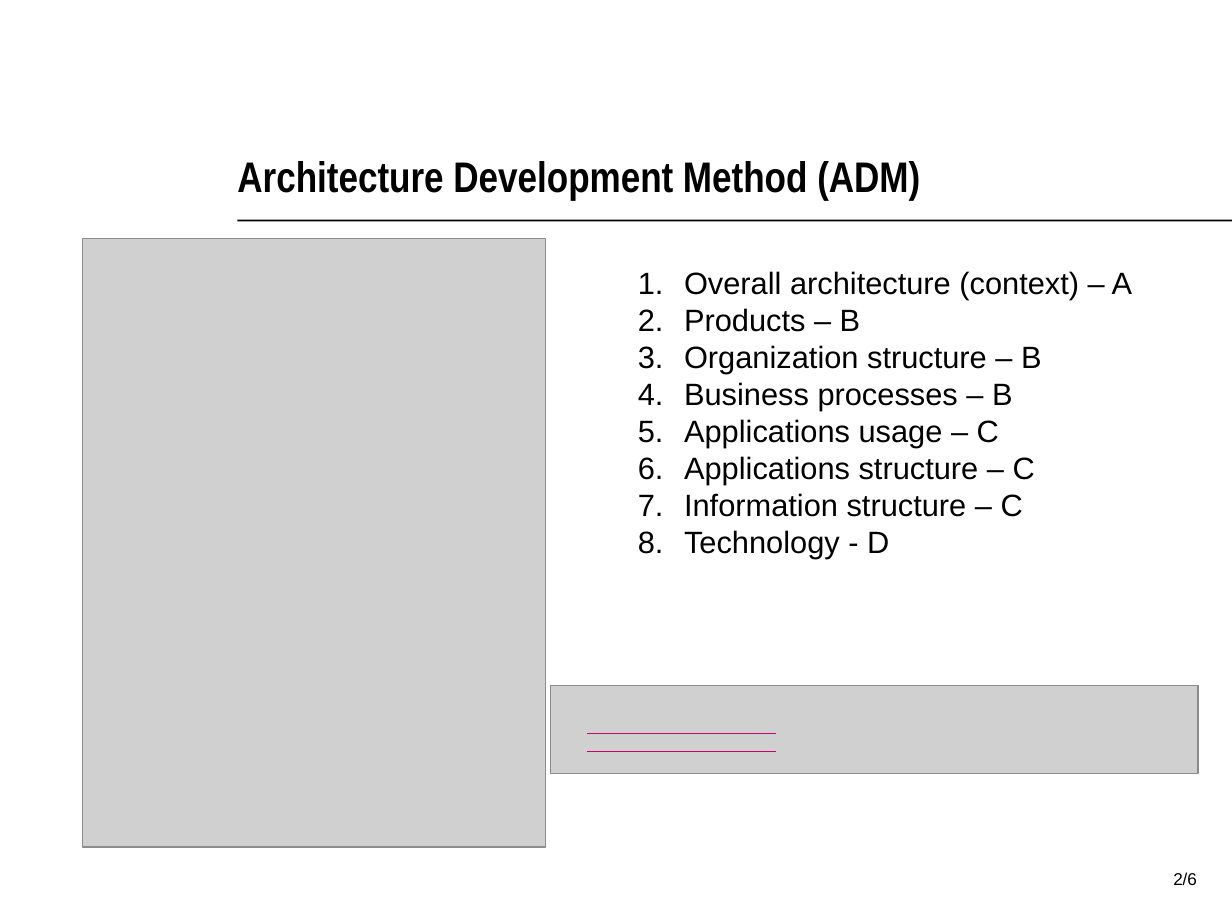
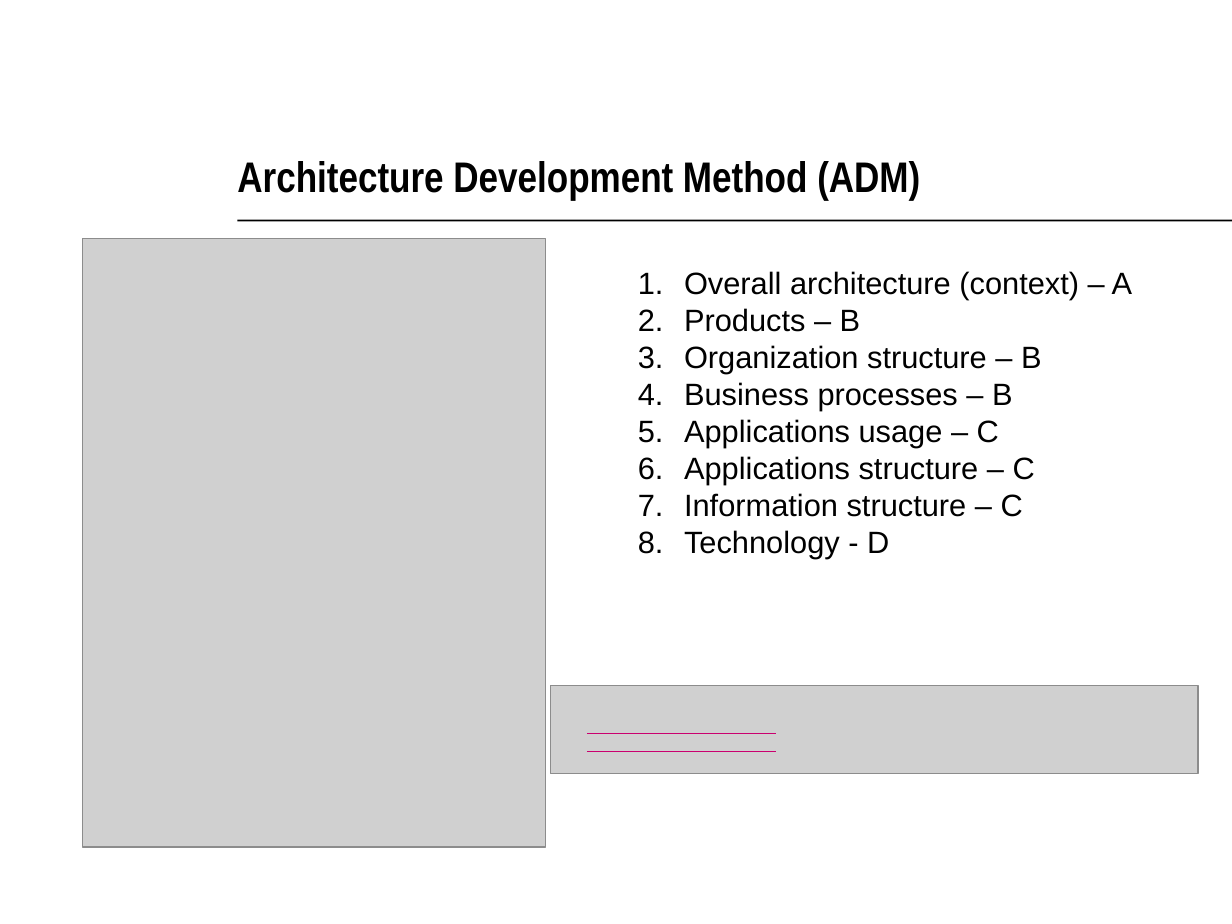
Before and after one commit to jochemverburg/AISProject, a slide deck: slide 2 of AIS_Assignment_2015_BaselineArch.ppt. Drawn at 1232x924 pixels with LibreOffice and Linux fonts; fonts in the diff are those of the drawing; grey boxes stand for pictures; background and template pictures are left out. Boxes give left, top, right and bottom in pixels: in the first picture for what was removed or moved away, otherwise in the second. Text is boxed around its words. In the diff, an @@ line names an element or a change of style, - is before the commit and + after.

```diff
--- a/AIS_Assignment_2015_BaselineArch.ppt
+++ b/AIS_Assignment_2015_BaselineArch.ppt
@@ page number removed at [1173,872,1197,885] @@
-2/6
```
Also in this commit, not shown: 2 other slides changed, 1 other file.
